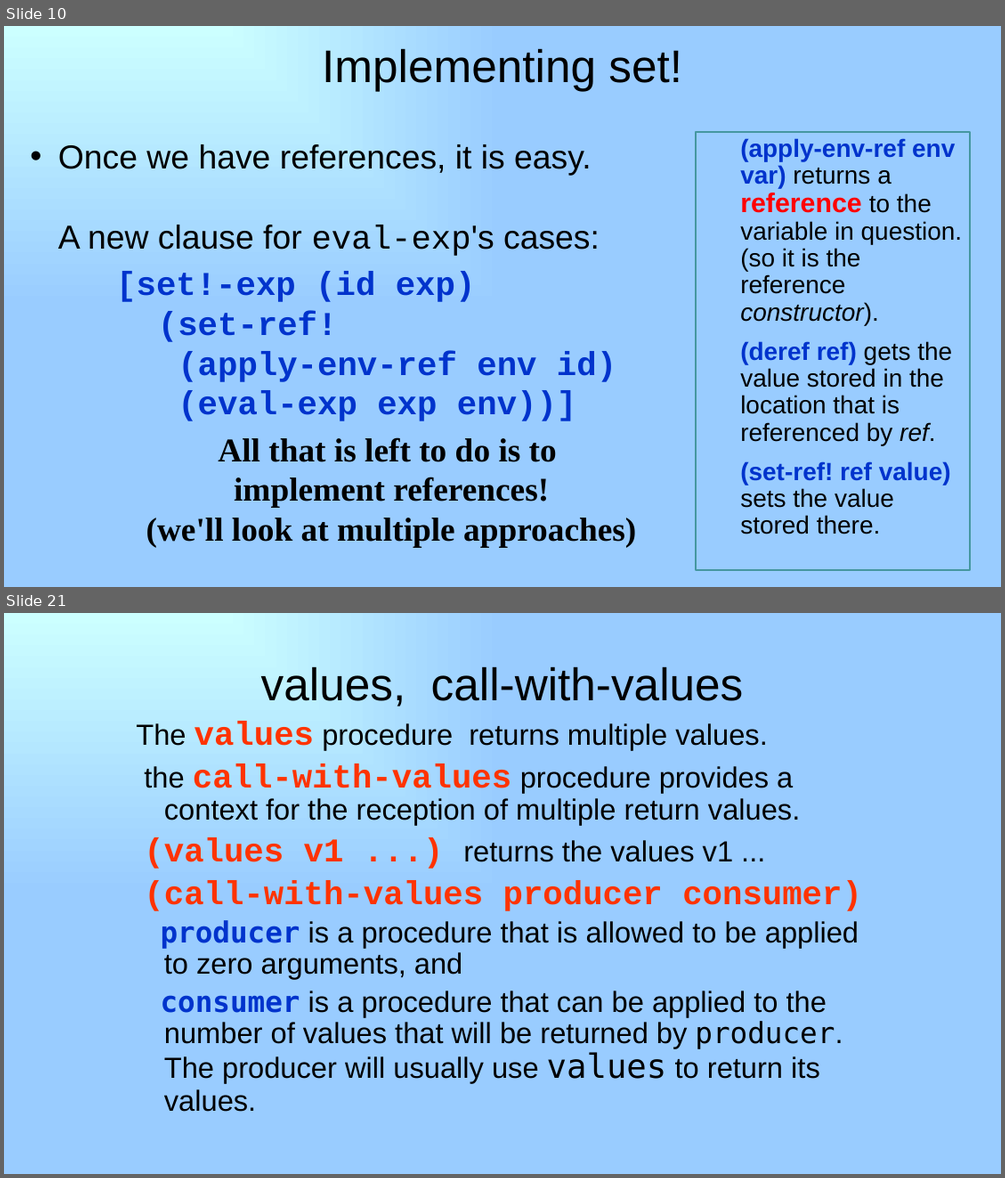
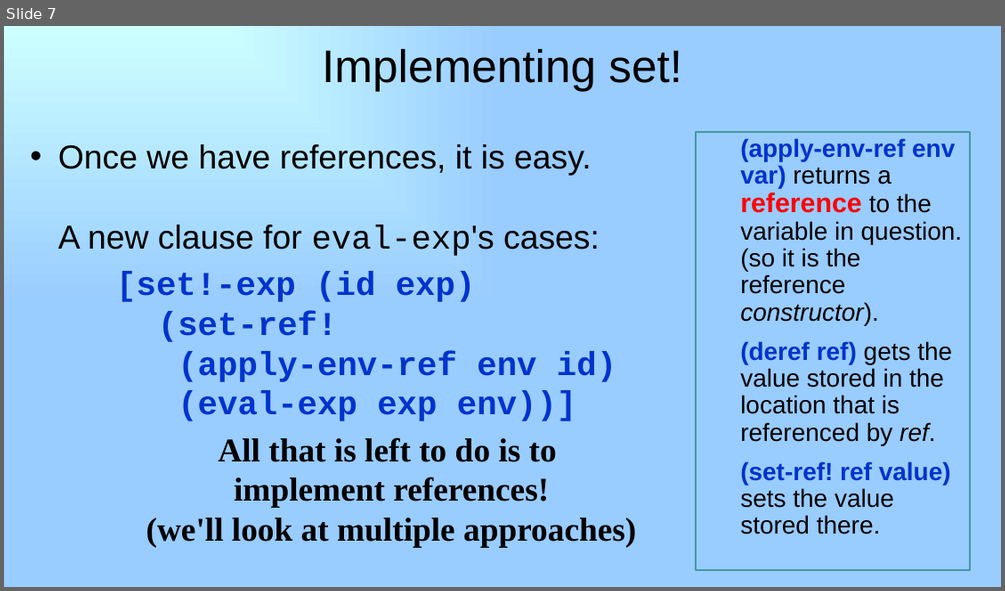
Before and after one commit to RHIT-CSSE/csse304, a slide deck: ClassMaterials/CPSFinal/26-CPSWrapup_set-bang.pptx. Shown one above the other, each under a label of ours: slides 10 and 21 before the commit, slide 7 after it; the slides between them are not shown. The pictures are 1005x1178 and 1005x591 pixels, drawn with LibreOffice and Linux fonts; fonts in the diff are those of the drawing. Boxes give left, top, right and bottom in pixels: in the first picture for what was removed or moved away, otherwise in the second. Text is boxed around its words. In the diff, an @@ line names an element or a change of style, - is before the commit and + after.

```diff
--- a/ClassMaterials/CPSFinal/26-CPSWrapup_set-bang.pptx
+++ b/ClassMaterials/CPSFinal/26-CPSWrapup_set-bang.pptx
@@ slide 21 removed at box(4, 613, 1001, 1174), background gradient #CCFFFF to #99CCFF @@
@@ title removed at box(261, 666, 744, 706) @@
-values, call-with-values
@@ text removed at box(136, 721, 862, 1111) @@
-The values procedure returns multiple values.
-the call-with-values procedure provides a context for the reception of multiple return values.
-(values v1 ...) returns the values v1 ...
-(call-with-values producer consumer)
-producer is a procedure that is allowed to be applied to zero arguments, and
-consumer is a procedure that can be applied to the number of values that will be returned by producer.
-The producer will usually use values to return its values.
@@ what was slide 10 is now slide 7 @@
```
Also in this commit, not shown: 2 slides changed, 3 slides added, 31 other slides removed, 2 other files.
